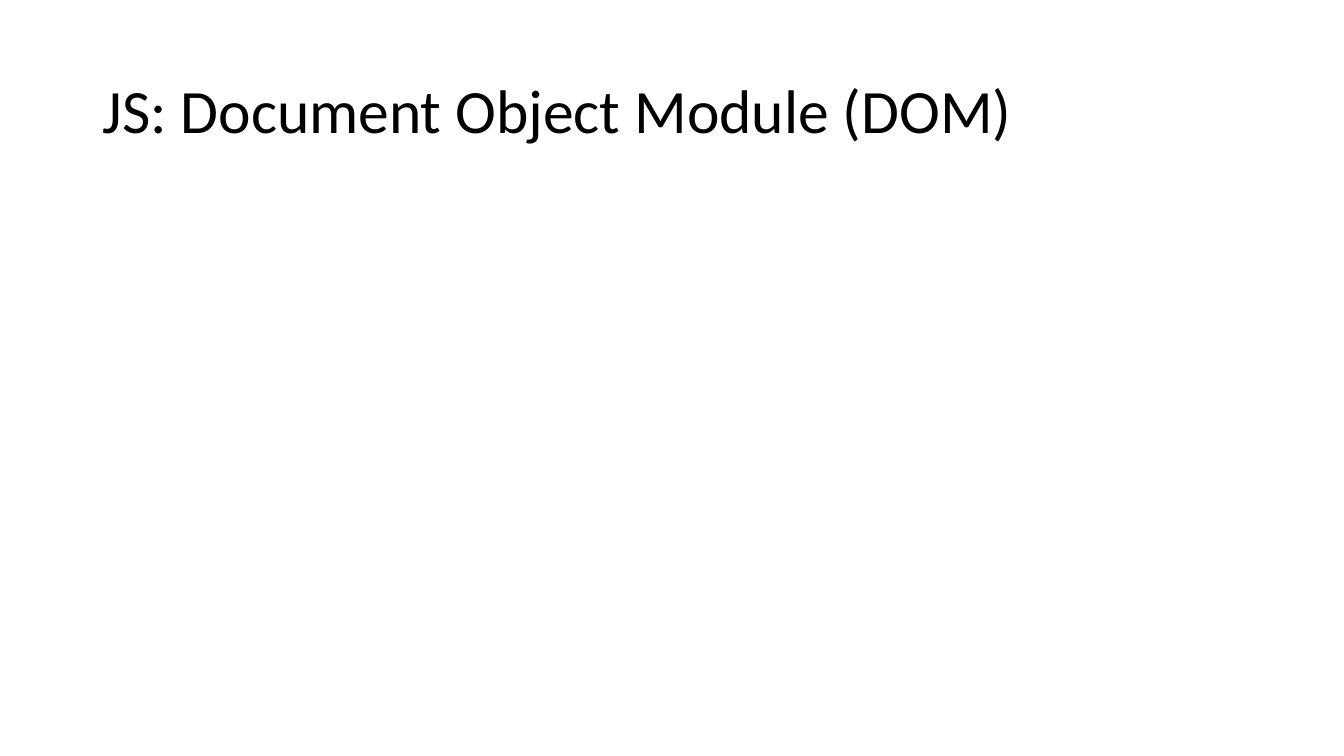
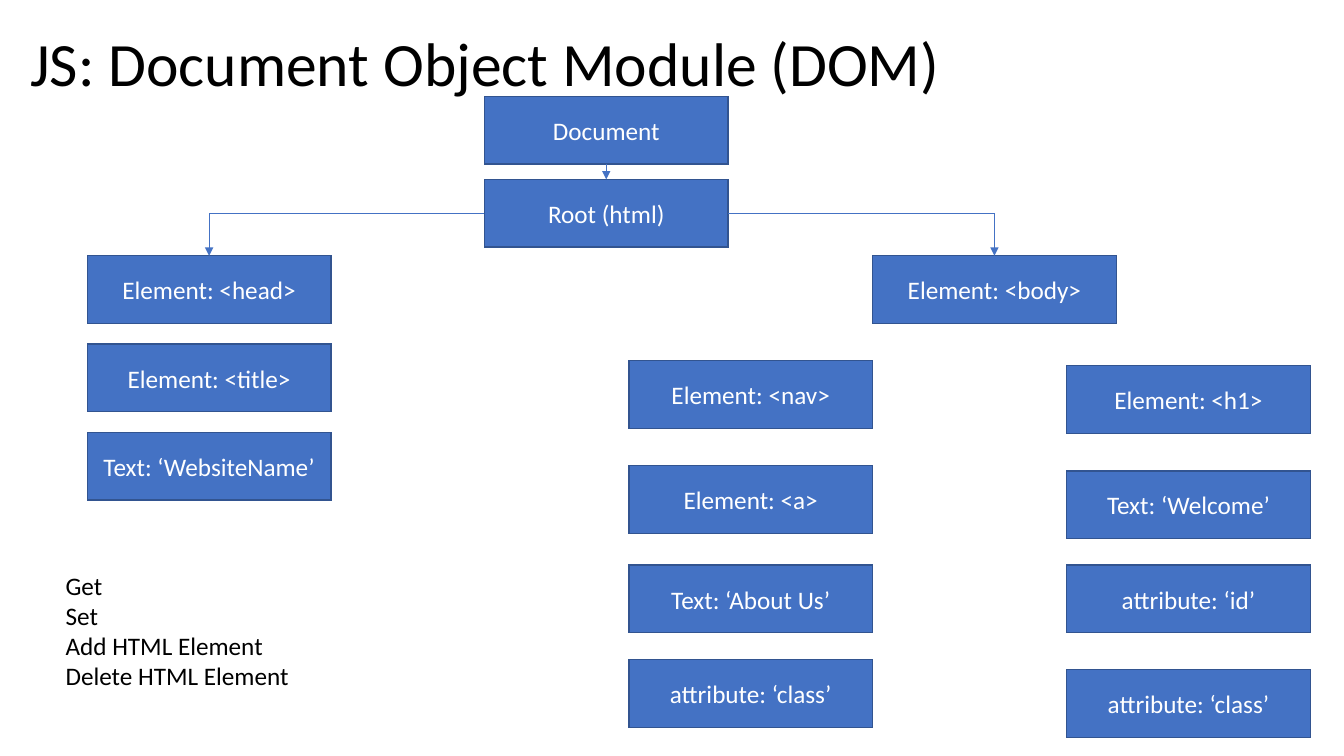
Before and after one commit to PiyushChaturvedii/Batch04, a slide deck: slide 80 of JavaScript.pptx. Drawn at 1344x756 pixels with LibreOffice and Linux fonts; fonts in the diff are those of the drawing. Boxes give left, top, right and bottom in pixels: in the first picture for what was removed or moved away, otherwise in the second. Text is boxed around its words. In the diff, an @@ line names an element or a change of style, - is before the commit and + after.

```diff
--- a/JavaScript.pptx
+++ b/JavaScript.pptx
@@ title "JS: Document Object Module (DOM)" rewrapped from <box>102,88,1012,144</box> to <box>30,41,940,101</box> @@
@@ rectangle added at <box>485,97,729,164</box>, fill #4472C4, outline #325491 1 pt, 18 pt, text #FFFFFF @@
+Document
@@ rectangle added at <box>485,179,729,247</box>, fill #4472C4, outline #325491 1 pt, 18 pt, text #FFFFFF @@
+Root (html)
@@ arrow added from (606, 164) to (606, 179), #4472C4 0.5 pt @@
@@ elbow arrow added from (485, 214) to (209, 256), #4472C4 0.5 pt @@
@@ elbow arrow added from (728, 214) to (995, 256), #4472C4 0.5 pt @@
@@ rectangle added at <box>88,256,332,324</box>, fill #4472C4, outline #325491 1 pt, 18 pt, text #FFFFFF @@
+Element: <head>
@@ rectangle added at <box>873,256,1117,324</box>, fill #4472C4, outline #325491 1 pt, 18 pt, text #FFFFFF @@
+Element: <body>
@@ rectangle added at <box>88,344,332,411</box>, fill #4472C4, outline #325491 1 pt, 18 pt, text #FFFFFF @@
+Element: <title>
@@ rectangle added at <box>629,361,873,429</box>, fill #4472C4, outline #325491 1 pt, 18 pt, text #FFFFFF @@
+Element: <nav>
@@ rectangle added at <box>1067,366,1311,434</box>, fill #4472C4, outline #325491 1 pt, 18 pt, text #FFFFFF @@
+Element: <h1>
@@ rectangle added at <box>88,433,332,500</box>, fill #4472C4, outline #325491 1 pt, 18 pt, text #FFFFFF @@
+Text: ‘WebsiteName’
@@ rectangle added at <box>629,466,873,533</box>, fill #4472C4, outline #325491 1 pt, 18 pt, text #FFFFFF @@
+Element: <a>
@@ rectangle added at <box>1067,471,1311,538</box>, fill #4472C4, outline #325491 1 pt, 18 pt, text #FFFFFF @@
+Text: ‘Welcome’
@@ rectangle added at <box>629,566,873,633</box>, fill #4472C4, outline #325491 1 pt, 18 pt, text #FFFFFF @@
+Text: ‘About Us’
@@ rectangle added at <box>1067,566,1311,633</box>, fill #4472C4, outline #325491 1 pt, 18 pt, text #FFFFFF @@
+attribute: ‘id’
@@ text added at <box>66,578,289,685</box>, 18 pt, text #000000 @@
+Get
+Set
+Add HTML Element
+Delete HTML Element
@@ rectangle added at <box>629,659,873,727</box>, fill #4472C4, outline #325491 1 pt, 18 pt, text #FFFFFF @@
+attribute: ‘class’
@@ rectangle added at <box>1067,669,1311,737</box>, fill #4472C4, outline #325491 1 pt, 18 pt, text #FFFFFF @@
+attribute: ‘class’
```
Also in this commit, not shown: 5 slides added, 2 other files.
